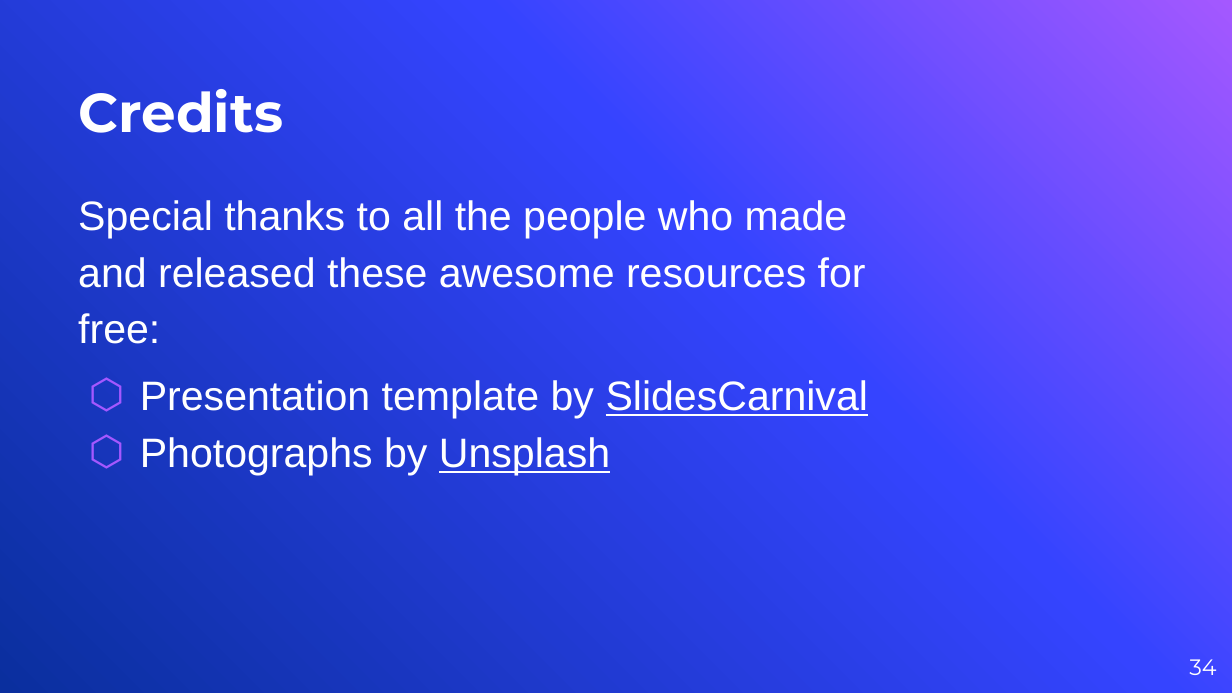
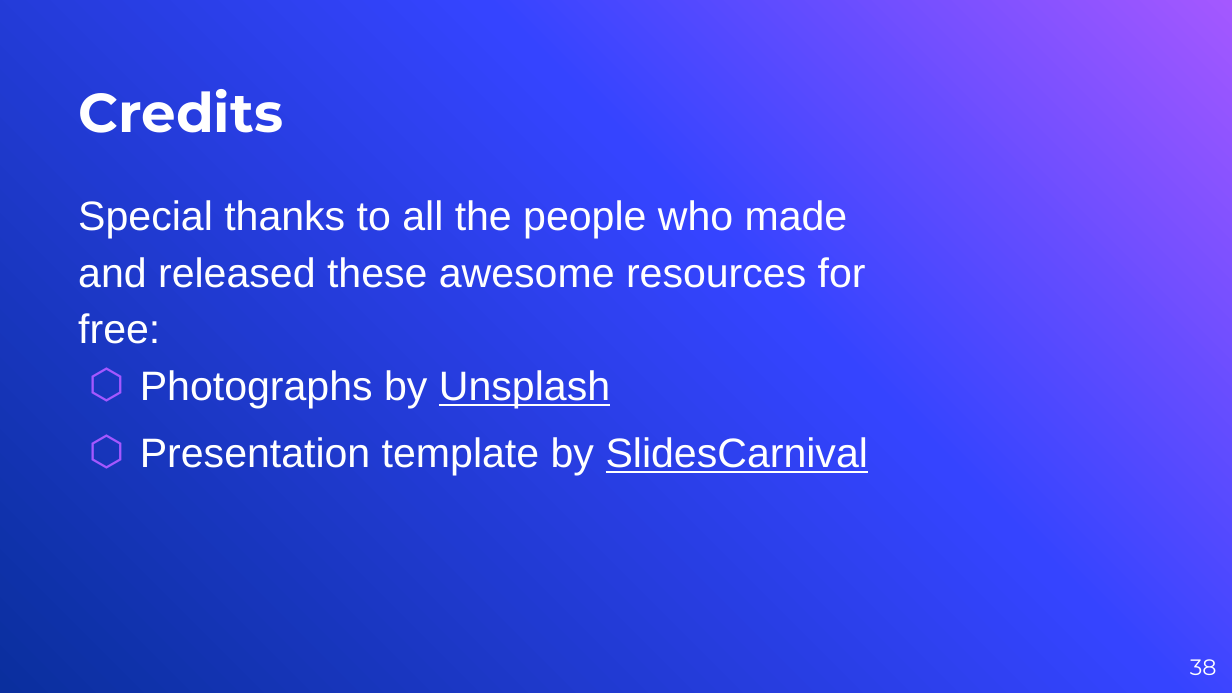
Before and after one commit to vyacheslav-polyakov/thesis, a slide deck: slide 38 of !Defense Slides.pptx (slide 34 before the commit). Drawn at 1232x693 pixels with LibreOffice and Linux fonts; fonts in the diff are those of the drawing; background and template pictures are left out. Boxes give left, top, right and bottom in pixels: in the first picture for what was removed or moved away, otherwise in the second. Text is boxed around its words. In the diff, an @@ line names an element or a change of style, - is before the commit and + after.

```diff
--- a/!Defense Slides.pptx
+++ b/!Defense Slides.pptx
@@ text at <box>140,370,610,408</box>: paragraph added @@
+⬡ Photographs by Unsplash
@@ text at <box>140,437,610,475</box>: paragraph removed @@
-⬡ Photographs by Unsplash
@@ page number at <box>1190,659,1217,675</box>: text changed @@
-34
+38
```
Also in this commit, not shown: 5 other slides changed, 5 slides added, 1 slide removed, 10 other files.
